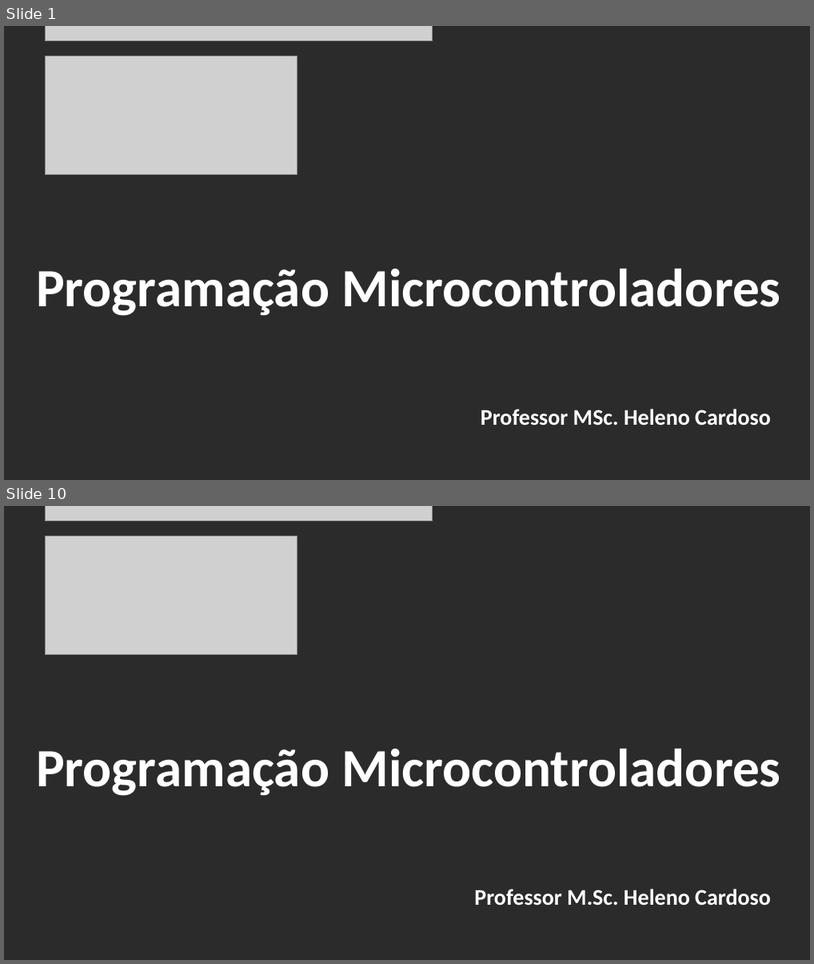
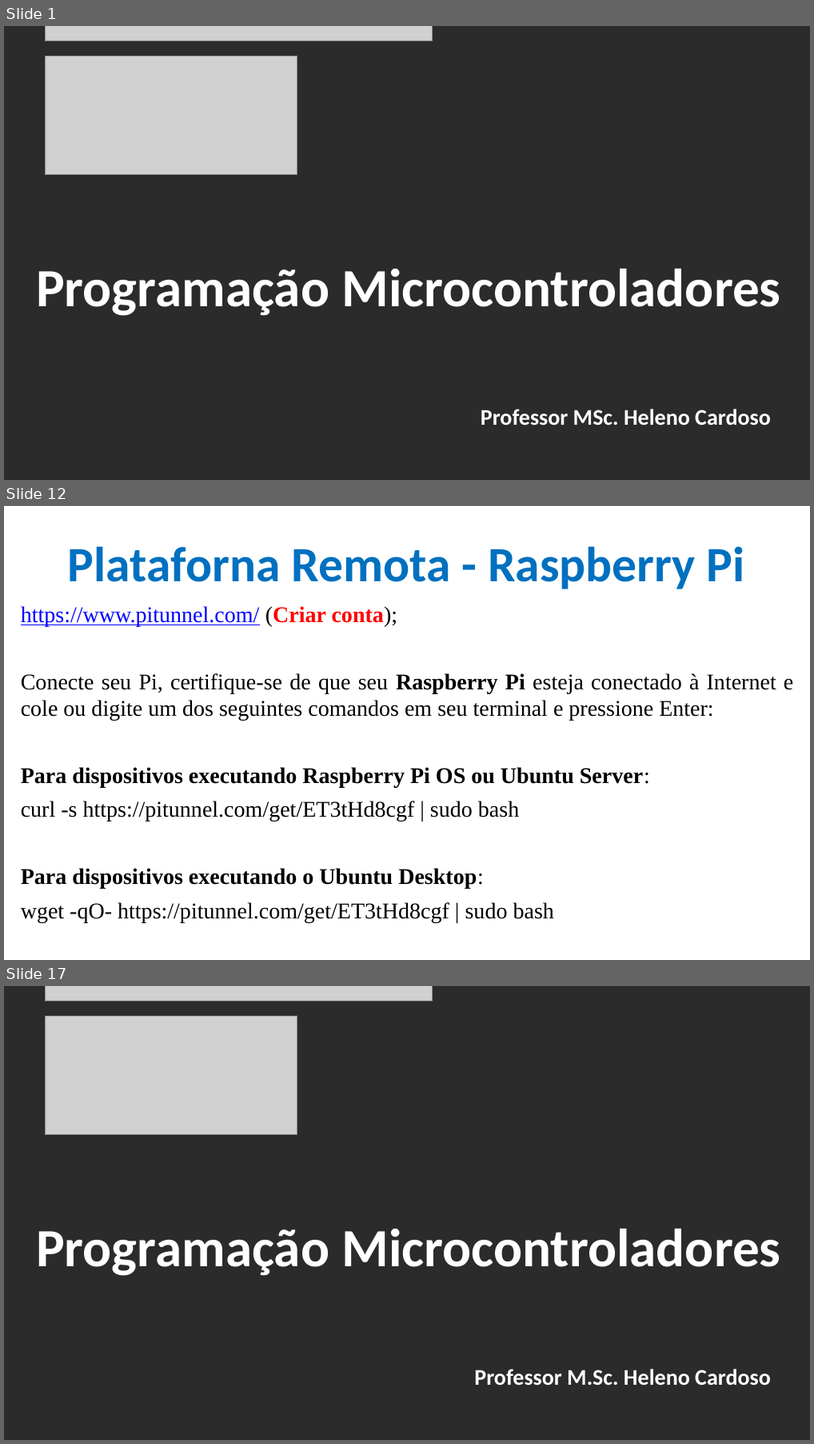
Before and after one commit to CloudEducationBrazil/WydenArea1ProgramacaoMicrocontroladores, a slide deck: 01 Classes/Aula 04 - Programação Microcontroladores - Arduíno Raspberry PI.pptx. Shown one above the other, each under a label of ours: slides 1 and 10 before the commit, slides 1, 12 and 17 after it; the slides between them are not shown. The pictures are 814x964 and 814x1444 pixels, drawn with LibreOffice and Linux fonts; fonts in the diff are those of the drawing; grey boxes stand for pictures; background and template pictures are left out; a plain dark background stands for a picture behind light text. Boxes give left, top, right and bottom in pixels: in the first picture for what was removed or moved away, otherwise in the second. Text is boxed around its words. In the diff, an @@ line names an element or a change of style, - is before the commit and + after.

```diff
--- a/01 Classes/Aula 04 - Programação Microcontroladores - Arduíno Raspberry PI.pptx
+++ b/01 Classes/Aula 04 - Programação Microcontroladores - Arduíno Raspberry PI.pptx
@@ slide 12 added at (4,506,810,960), background picture (left out) @@
@@ title added at (68,546,746,589), 44 pt, text #0070C0, bold @@
+Plataforna Remota - Raspberry Pi
@@ text added at (21,606,794,922), 20 pt, text #000000 @@
+https://www.pitunnel.com/ (Criar conta);
+Conecte seu Pi, certifique-se de que seu Raspberry Pi esteja conectado à Internet e cole ou digite um dos seguintes comandos em seu terminal e pressione Enter:
+Para dispositivos executando Raspberry Pi OS ou Ubuntu Server:
+curl -s https://pitunnel.com/get/ET3tHd8cgf | sudo bash
+Para dispositivos executando o Ubuntu Desktop:
+wget -qO- https://pitunnel.com/get/ET3tHd8cgf | sudo bash
@@ what was slide 10 is now slide 17 @@
```
Also in this commit, not shown: 6 slides changed, 8 other slides added, 2 slides removed.
